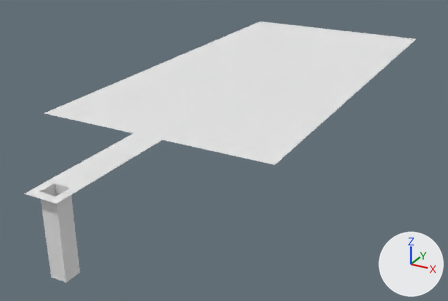
What one commit did to the OBJ model UNNAMED/Assets/_OBJS/StartingAreaFloor3.obj.
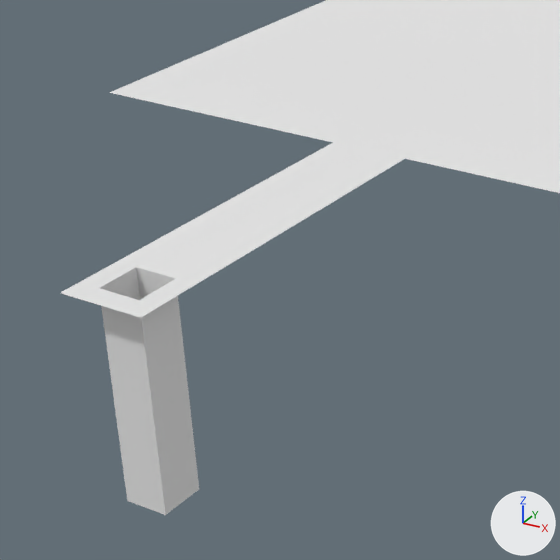
There are two pictures of each version: one whole from a 50 mm camera at (76.9, -210.5, 52.9) aimed at (-1.8, -67.4, -18.6), one close up on the part from 0% to 50% of the width and 25% to 100% of the height. Every picture has the same lights, and +X, +Y and +Z are marked at lower right. Where no turn or scale is listed for an object, it has been applied to the vertices. Vertices at the same position are counted once.

Names of what the first close-up shows: 'Plane.003_Plane.017'.
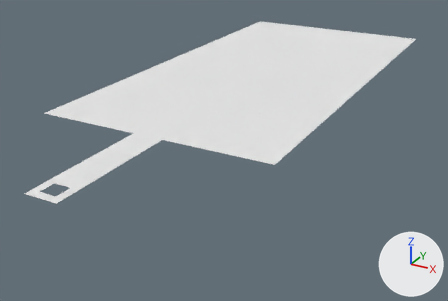
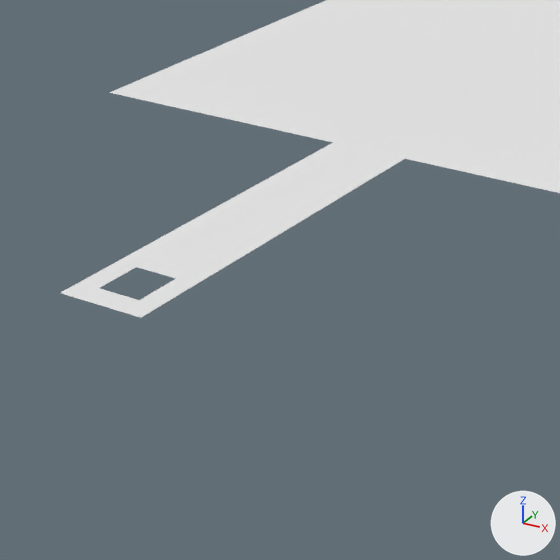
Pixel boxes (x1, y1, x2, y2) of what changed, in the close-ups (560 x 560 px):
'Plane.003_Plane.017', reshaped
    before: (61, 0, 560, 515)
    after: (61, 0, 560, 318)
part 1 of me_plane_003_plane_017, deleted
    before: (100, 267, 199, 515)

Diff of the bpy script that builds the scene:
```diff
--- a/UNNAMED/Assets/_OBJS/StartingAreaFloor3.obj.py
+++ b/UNNAMED/Assets/_OBJS/StartingAreaFloor3.obj.py
@@ me_plane_003_plane_017 @@
 me_plane_003_plane_017.from_pydata(...)  # 3372 vertices, 2096 faces; spans x -31.0..31.0, y -140.0..16.0, z -19.0..0.0
 # used by ob_plane_003_plane_017; location = (0.0, 0.0, 0.0)
 # verts and faces of me_plane_003_plane_017; kept vertices keep their numbers, new ones are numbered from 3372
 # before: 3267 (-2.0, -138.0, 0.0) at pixel (98, 288), 3269 (-2.0, -136.0, 0.0) at pixel (117, 277), 3271 (-2.0, -134.0, 0.0) at pixel (136, 267), 3305 (0.0, -138.0, 0.0) at pixel (118, 294), 3306 (0.0, -134.0, 0.0) at pixel (155, 272)
 # before: 3324 (2.0, -138.0, 0.0) at pixel (139, 300), 3325 (2.0, -136.0, 0.0) at pixel (157, 289), 3326 (2.0, -134.0, 0.0) at pixel (176, 278), 3363 (-2.0, -136.0, -19.0), 3364 (-2.0, -138.0, -19.0) at pixel (127, 500)
 # before: 3365 (0.0, -138.0, -19.0) at pixel (146, 507), 3366 (0.0, -136.0, -19.0), 3367 (-2.0, -134.0, -19.0), 3368 (0.0, -134.0, -19.0), 3369 (2.0, -138.0, -19.0) at pixel (165, 515)
 # before: 3370 (2.0, -136.0, -19.0) at pixel (182, 502), 3371 (2.0, -134.0, -19.0) at pixel (199, 489)
+# me_plane_003_plane_017 part 1
+delete_vertices([*range(3363, 3372)])  # with the faces that use them
 me_plane_003_plane_017.materials.append(mat_none)
```
